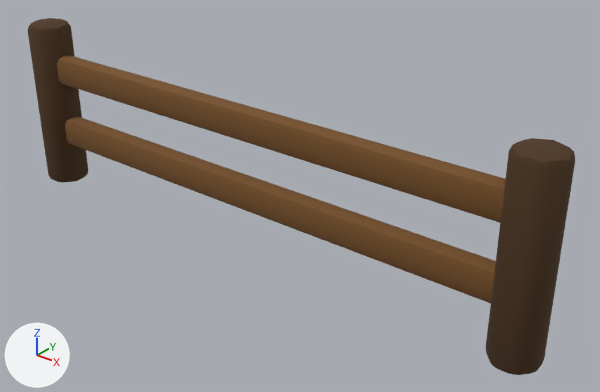
The glTF model assets/3d/final/prop_fence.glb: old version first, new version second.
Camera for both pictures: a 50 mm lens placed at (1.378, -1.492, 1.151), pointed at (0.133, 0.063, 0.187). Arrows for +X, +Y and +Z are at lower left; the lights stay in place. The picture after the commit comes second.

Names of what the first picture shows: 'fence_post1', 'fence_post2', 'fence_rail1', 'fence_rail2'.
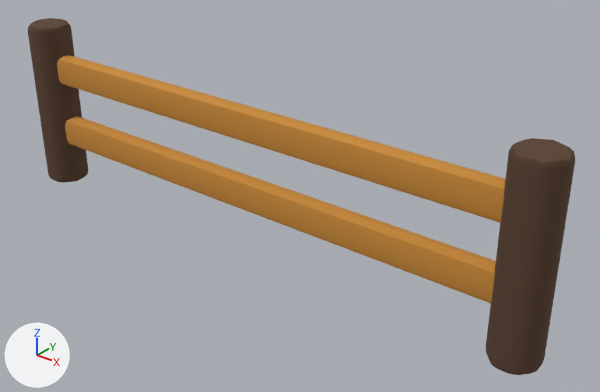
Boxes [x1, y1, x2, y2] around the edits, measured in the pictures (600 x 392 px):
```json
{"object": "fence_rail1", "change": "recoloured", "before": [57, 55, 505, 223], "after": [57, 55, 505, 223], "on screen": "brown to orange"}
{"object": "fence_rail2", "change": "recoloured", "before": [65, 116, 496, 303], "after": [65, 116, 496, 303], "on screen": "brown to orange"}
```

Edits to the scene script, one JSON object a line:
```json
{"op": "set", "path": "mat_wood.base_color", "old": "(0.181, 0.0802, 0.0194)", "new": "(0.584, 0.254, 0.0369)", "note": "brown #765026 -> orange #c98a36"}
```
